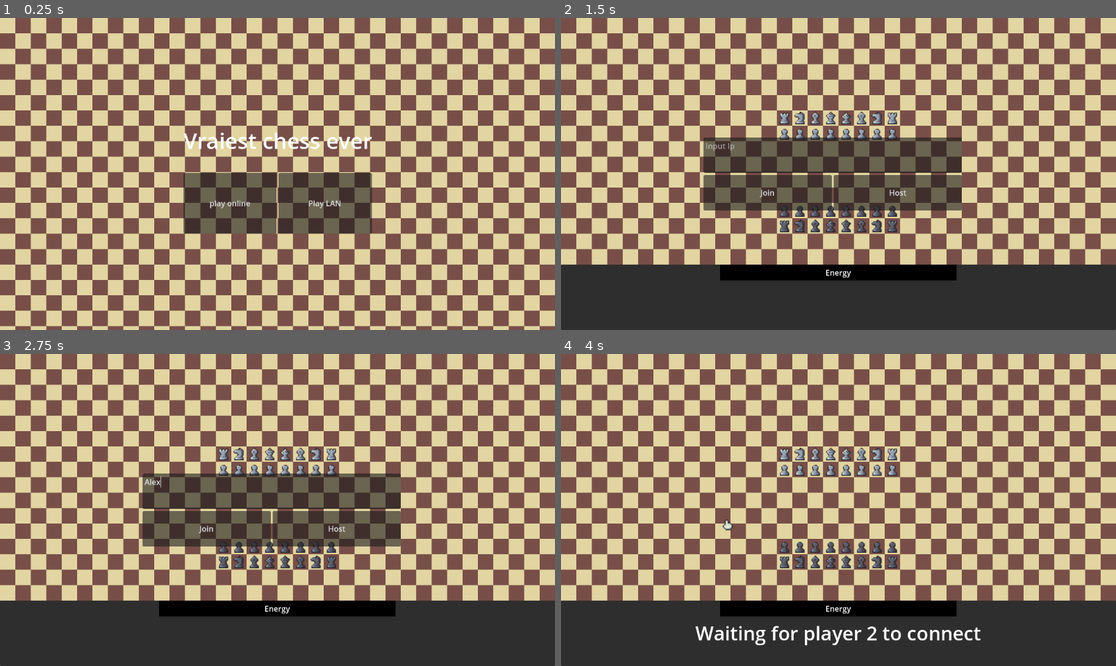
Above: before the commit, frames 1-4 (two rows, left to right).
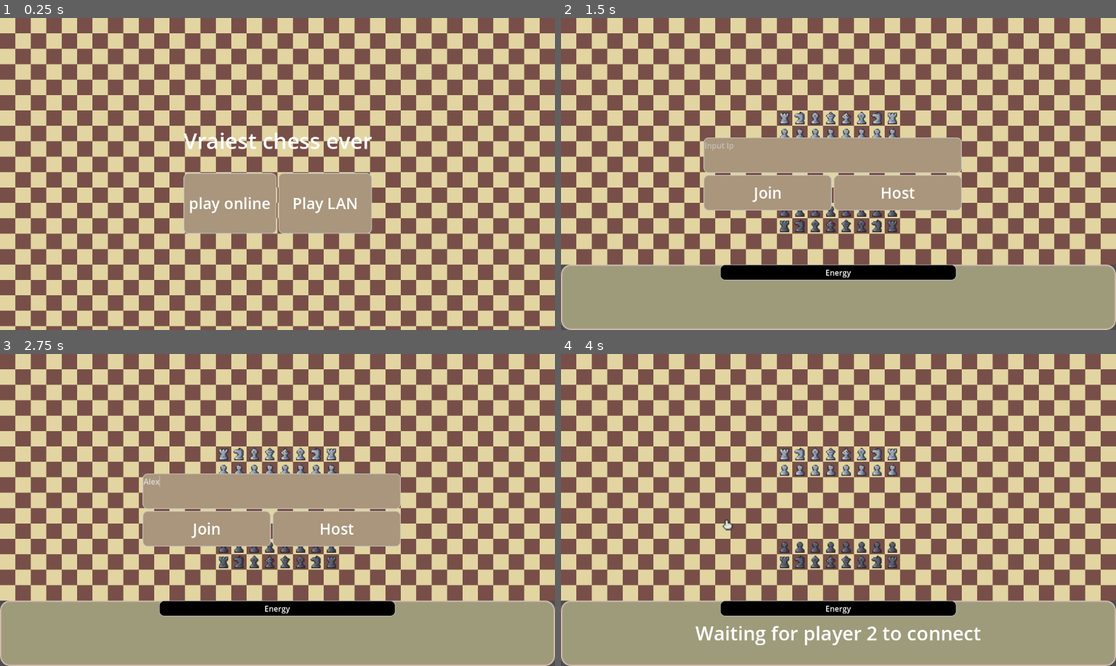
Above: after the commit, the same moments.

Repository: sentinelle28/Chess_P2P
Game: Godot game, scene res://scene/main/main_menu.tscn
Same seed, same stepped clock (60 frames per second), same inputs: the game is played once before the commit and once after it.
Inputs (mouse positions are in pixels of both pictures, inside the frame that each line leads up to):
- Up to frame 1 (0.25 s): no input
- Up to frame 2 (1.5 s): tap Enter at 0.5 s; move the mouse to (960, 158) at 0.52 s; click (960, 158) at 0.6 s; click "play online" at 1.25 s
- Up to frame 3 (2.75 s): click (271, 491) at 2.02 s; type "Alex" at 2.1 s
- Up to frame 4 (4 s): click "Host" at 2.75 s; tap Space at 3.5 s; move the mouse to (727, 525) at 3.52 s; click (727, 525) at 3.6 s

The runs differ from the first frame. In frame 1, 6.6% of the frame differs, in the area x 33-68%, y 49-70%; in frame 2, 30%; in frame 3, 30%, in the area x 0-100%, y 38-100%; in frame 4, 18%.

Commit message:
Add better ui

Diff:
--- /dev/null
+++ b/asset/theme/ButtonTheme.tres
@@ -0,0 +1,40 @@
+[gd_resource type="Theme" load_steps=2 format=3 uid="uid://c1nw8lnmxxeh4"]
+
+[sub_resource type="StyleBoxFlat" id="StyleBoxFlat_cvi6k"]
+bg_color = Color(0.662745, 0.588235, 0.486275, 1)
+border_width_left = 2
+border_width_top = 2
+border_width_right = 2
+border_width_bottom = 2
+border_blend = true
+corner_radius_top_left = 10
+corner_radius_top_right = 10
+corner_radius_bottom_right = 10
+corner_radius_bottom_left = 10
+
+[resource]
+default_font_size = 32
+Button/colors/font_color = Color(1, 1, 1, 1)
+Button/colors/font_disabled_color = Color(0, 0, 0, 1)
+Button/colors/font_focus_color = Color(0, 0, 0, 1)
+Button/colors/font_hover_color = Color(1, 0.717647, 0, 1)
+Button/colors/font_hover_pressed_color = Color(0, 0, 0, 1)
+Button/colors/font_outline_color = Color(0, 0, 0, 1)
+Button/colors/font_pressed_color = Color(0, 0, 0, 1)
+Button/colors/icon_disabled_color = Color(0, 0, 0, 1)
+Button/colors/icon_focus_color = Color(0, 0, 0, 1)
+Button/colors/icon_hover_color = Color(0, 0, 0, 1)
+Button/colors/icon_hover_pressed_color = Color(0, 0, 0, 1)
+Button/colors/icon_normal_color = Color(0, 0, 0, 1)
+Button/colors/icon_pressed_color = Color(0, 0, 0, 1)
+Button/constants/align_to_largest_stylebox = 0
+Button/constants/h_separation = 0
+Button/constants/icon_max_width = 0
+Button/constants/outline_size = 0
+Button/font_sizes/font_size = 32
+Button/fonts/font = null
+Button/styles/disabled = null
+Button/styles/focus = null
+Button/styles/hover = null
+Button/styles/normal = SubResource("StyleBoxFlat_cvi6k")
+Button/styles/pressed = null
--- a/scene/gameplay_scene/gameplay.gd
+++ b/scene/gameplay_scene/gameplay.gd
@@ -88,8 +88,15 @@
 
 
 func _reset_global()->void:
+	# hide player color
+	$UI_related/UI/bottom_box/Play/ColorRect.hide()
+	$UI_related/UI/bottom_box/Play/BlackKing.hide()
+	$UI_related/UI/bottom_box/Play/WhiteKing.hide()
+	#hide waiting player
 	$UI_related/UI/WaitingPlayer.hide()
+	#hide turn option
 	$UI_related/UI/bottom_box/action/Start.hide()
+	#hide defeat or victory
 	$UI_related/Defeat.hide()
 	$UI_related/Victory.hide()
 	#reset
@@ -129,6 +136,7 @@
 		$UI_related/UI/bottom_box/Play/ColorRect.color = Color.BLACK
 		$UI_related/UI/bottom_box/Play/BlackKing.hide()
 		$UI_related/UI/bottom_box/Play/WhiteKing.show()
+	$UI_related/UI/bottom_box/Play/ColorRect.show()
 
 @rpc("call_remote","authority")
 func _start_game(is_starting:bool,is_black:bool)->void:
--- a/scene/gameplay_scene/gameplay.tscn
+++ b/scene/gameplay_scene/gameplay.tscn
@@ -1,8 +1,9 @@
-[gd_scene load_steps=21 format=4 uid="uid://chpp6u6l8c72o"]
+[gd_scene load_steps=31 format=4 uid="uid://chpp6u6l8c72o"]
 
 [ext_resource type="Script" uid="uid://cyyr26uacur4g" path="res://scene/gameplay_scene/gameplay.gd" id="1_tfltx"]
 [ext_resource type="PackedScene" uid="uid://djpfvvn6vm40b" path="res://instance/player_instance/mouse.tscn" id="2_agxrv"]
 [ext_resource type="Texture2D" uid="uid://gskdca2b7bu0" path="res://asset/visual/pixel chess_v1.2/boards/board_plain_05.png" id="3_7ggfb"]
+[ext_resource type="Theme" uid="uid://c1nw8lnmxxeh4" path="res://asset/theme/ButtonTheme.tres" id="3_jt474"]
 [ext_resource type="Script" uid="uid://eu4sjlhoqwpp" path="res://component/piece_manager/PieceManager.gd" id="4_h3lfs"]
 [ext_resource type="PackedScene" uid="uid://4m31j6a34hu4" path="res://instance/piece_instance/Piece_lib/king.tscn" id="5_2l5nx"]
 [ext_resource type="Script" uid="uid://2ar7rvy5cxeg" path="res://component/card_maneger/CardHolder.gd" id="5_dr73f"]
@@ -15,11 +16,148 @@
 [ext_resource type="PackedScene" uid="uid://cfjmlv0qpd7l3" path="res://instance/piece_instance/Piece_lib/pawn.tscn" id="11_qx00v"]
 [ext_resource type="Texture2D" uid="uid://geqi0bsnmyo3" path="res://asset/visual/pixel chess_v1.2/16x16 pieces/WhitePieces.png" id="12_aje2a"]
 
+[sub_resource type="StyleBoxFlat" id="StyleBoxFlat_aje2a"]
+content_margin_left = 2.0
+content_margin_top = 2.0
+content_margin_right = 2.0
+content_margin_bottom = 2.0
+bg_color = Color(0.663109, 0.587914, 0.487001, 1)
+border_width_left = 2
+border_width_top = 2
+border_width_right = 2
+border_width_bottom = 2
+border_blend = true
+corner_radius_top_left = 10
+corner_radius_top_right = 10
+corner_radius_bottom_right = 10
+corner_radius_bottom_left = 10
+
+[sub_resource type="StyleBoxFlat" id="StyleBoxFlat_qx00v"]
+content_margin_left = 2.0
+content_margin_top = 2.0
+content_margin_right = 2.0
+content_margin_bottom = 2.0
+bg_color = Color(0.615494, 0.609068, 0.477542, 1)
+border_width_left = 4
+border_width_top = 4
+border_width_right = 4
+border_width_bottom = 4
+border_color = Color(0.894963, 0.767454, 0.740326, 1)
+border_blend = true
+corner_radius_top_left = 20
+corner_radius_top_right = 20
+corner_radius_bottom_right = 20
+corner_radius_bottom_left = 20
+
+[sub_resource type="Theme" id="Theme_aje2a"]
+Panel/styles/panel = SubResource("StyleBoxFlat_qx00v")
+
+[sub_resource type="Theme" id="Theme_225mg"]
+
 [sub_resource type="StyleBoxFlat" id="StyleBoxFlat_slw4p"]
 bg_color = Color(0, 0, 0, 1)
+border_width_left = 2
+border_width_top = 2
+border_width_right = 2
+border_width_bottom = 2
+border_blend = true
+corner_radius_top_left = 10
+corner_radius_top_right = 10
+corner_radius_bottom_right = 10
+corner_radius_bottom_left = 10
 
 [sub_resource type="StyleBoxFlat" id="StyleBoxFlat_jt474"]
 bg_color = Color(0, 0.625531, 0.996107, 1)
+
+[sub_resource type="StyleBoxFlat" id="StyleBoxFlat_225mg"]
+bg_color = Color(0.75339, 2.38247e-06, 5.77569e-07, 1)
+border_width_left = 2
+border_width_top = 2
+border_width_right = 2
+border_width_bottom = 2
+border_blend = true
+corner_radius_top_left = 10
+corner_radius_top_right = 10
+corner_radius_bottom_right = 10
+corner_radius_bottom_left = 10
+
+[sub_resource type="StyleBoxFlat" id="StyleBoxFlat_r7gry"]
+bg_color = Color(0.667286, 0.580463, 0.532924, 1)
+border_width_left = 2
+border_width_top = 2
+border_width_right = 2
+border_width_bottom = 2
+border_blend = true
+corner_radius_top_left = 10
+corner_radius_top_right = 10
+corner_radius_bottom_right = 10
+corner_radius_bottom_left = 10
+
+[sub_resource type="Theme" id="Theme_0yuk4"]
+default_font_size = 32
+Button/colors/font_color = Color(1, 1, 1, 1)
+Button/colors/font_disabled_color = Color(0, 0, 0, 1)
+Button/colors/font_focus_color = Color(0, 0, 0, 1)
+Button/colors/font_hover_color = Color(0, 0, 0, 1)
+Button/colors/font_hover_pressed_color = Color(0, 0, 0, 1)
+Button/colors/font_outline_color = Color(0, 0, 0, 1)
+Button/colors/font_pressed_color = Color(0, 0, 0, 1)
+Button/colors/icon_disabled_color = Color(0, 0, 0, 1)
+Button/colors/icon_focus_color = Color(0, 0, 0, 1)
+Button/colors/icon_hover_color = Color(0, 0, 0, 1)
+Button/colors/icon_hover_pressed_color = Color(0, 0, 0, 1)
+Button/colors/icon_normal_color = Color(0, 0, 0, 1)
+Button/colors/icon_pressed_color = Color(0, 0, 0, 1)
+Button/constants/align_to_largest_stylebox = 0
+Button/constants/h_separation = 0
+Button/constants/icon_max_width = 0
+Button/constants/outline_size = 0
+Button/font_sizes/font_size = 32
+Button/fonts/font = null
+Button/styles/disabled = null
+Button/styles/focus = null
+Button/styles/hover = SubResource("StyleBoxFlat_225mg")
+Button/styles/normal = SubResource("StyleBoxFlat_r7gry")
+Button/styles/pressed = null
+
+[sub_resource type="StyleBoxFlat" id="StyleBoxFlat_lcphj"]
+bg_color = Color(0.581994, 0.616934, 0.521245, 1)
+border_width_left = 2
+border_width_top = 2
+border_width_right = 2
+border_width_bottom = 2
+border_blend = true
+corner_radius_top_left = 10
+corner_radius_top_right = 10
+corner_radius_bottom_right = 10
+corner_radius_bottom_left = 10
+
+[sub_resource type="Theme" id="Theme_wjuuw"]
+default_font_size = 32
+Button/colors/font_color = Color(1, 1, 1, 1)
+Button/colors/font_disabled_color = Color(0, 0, 0, 1)
+Button/colors/font_focus_color = Color(0, 0, 0, 1)
+Button/colors/font_hover_color = Color(0, 0, 0, 1)
+Button/colors/font_hover_pressed_color = Color(0, 0, 0, 1)
+Button/colors/font_outline_color = Color(0, 0, 0, 1)
+Button/colors/font_pressed_color = Color(0, 0, 0, 1)
+Button/colors/icon_disabled_color = Color(0, 0, 0, 1)
+Button/colors/icon_focus_color = Color(0, 0, 0, 1)
+Button/colors/icon_hover_color = Color(0, 0, 0, 1)
+Button/colors/icon_hover_pressed_color = Color(0, 0, 0, 1)
+Button/colors/icon_normal_color = Color(0, 0, 0, 1)
+Button/colors/icon_pressed_color = Color(0, 0, 0, 1)
+Button/constants/align_to_largest_stylebox = 0
+Button/constants/h_separation = 0
+Button/constants/icon_max_width = 0
+Button/constants/outline_size = 0
+Button/font_sizes/font_size = 32
+Button/fonts/font = null
+Button/styles/disabled = null
+Button/styles/focus = null
+Button/styles/hover = null
+Button/styles/normal = SubResource("StyleBoxFlat_lcphj")
+Button/styles/pressed = null
 
 [sub_resource type="LabelSettings" id="LabelSettings_slw4p"]
 font_size = 40
@@ -70,6 +208,7 @@
 [node name="TextEdit" type="TextEdit" parent="UI_related/ui/VBoxContainer"]
 layout_mode = 2
 size_flags_vertical = 3
+theme_override_styles/normal = SubResource("StyleBoxFlat_aje2a")
 placeholder_text = "Input Ip"
 
 [node name="Control" type="HBoxContainer" parent="UI_related/ui/VBoxContainer"]
@@ -79,11 +218,13 @@
 [node name="Join" type="Button" parent="UI_related/ui/VBoxContainer/Control"]
 layout_mode = 2
 size_flags_horizontal = 3
+theme = ExtResource("3_jt474")
 text = "Join"
 
 [node name="Host" type="Button" parent="UI_related/ui/VBoxContainer/Control"]
 layout_mode = 2
 size_flags_horizontal = 3
+theme = ExtResource("3_jt474")
 text = "Host"
 
 [node name="UI" type="Panel" parent="UI_related"]
@@ -94,6 +235,7 @@
 offset_top = -136.0
 grow_horizontal = 2
 grow_vertical = 0
+theme = SubResource("Theme_aje2a")
 
 [node name="bottom_box" type="HBoxContainer" parent="UI_related/UI"]
 layout_mode = 1
@@ -119,6 +261,7 @@
 offset_bottom = -32.0
 grow_horizontal = 2
 grow_vertical = 2
+theme = SubResource("Theme_225mg")
 
 [node name="BlackKing" type="Sprite2D" parent="UI_related/UI/bottom_box/Play"]
 visible = false
@@ -355,11 +498,13 @@
 [node name="Reset" type="Button" parent="UI_related/UI/bottom_box/action/InMatch"]
 layout_mode = 2
 size_flags_vertical = 3
+theme = SubResource("Theme_0yuk4")
 text = "Reset"
 
 [node name="Validate" type="Button" parent="UI_related/UI/bottom_box/action/InMatch"]
 layout_mode = 2
 size_flags_vertical = 3
+theme = SubResource("Theme_wjuuw")
 text = "Validate turn"
 
 [node name="Start" type="Button" parent="UI_related/UI/bottom_box/action"]
@@ -370,6 +515,7 @@
 anchor_bottom = 1.0
 grow_horizontal = 2
 grow_vertical = 2
+theme = ExtResource("3_jt474")
 text = "Start"
 
 [node name="WaitingPlayer" type="Label" parent="UI_related/UI"]
--- a/scene/main/main_menu.tscn
+++ b/scene/main/main_menu.tscn
@@ -1,7 +1,8 @@
-[gd_scene load_steps=6 format=4 uid="uid://crkrqkgyirce"]
+[gd_scene load_steps=7 format=4 uid="uid://crkrqkgyirce"]
 
 [ext_resource type="Script" uid="uid://dsvihcfx686cj" path="res://scene/main/main_menu.gd" id="1_lgni4"]
 [ext_resource type="Texture2D" uid="uid://gskdca2b7bu0" path="res://asset/visual/pixel chess_v1.2/boards/board_plain_05.png" id="2_rxfpd"]
+[ext_resource type="Theme" uid="uid://c1nw8lnmxxeh4" path="res://asset/theme/ButtonTheme.tres" id="3_j5kbh"]
 
 [sub_resource type="TileSetAtlasSource" id="TileSetAtlasSource_j5kbh"]
 texture = ExtResource("2_rxfpd")
@@ -53,11 +54,13 @@
 [node name="Play_online" type="Button" parent="CanvasLayer/Control/HBoxContainer"]
 layout_mode = 2
 size_flags_horizontal = 3
+theme = ExtResource("3_j5kbh")
 text = "play online"
 
 [node name="Play_lan" type="Button" parent="CanvasLayer/Control/HBoxContainer"]
 layout_mode = 2
 size_flags_horizontal = 3
+theme = ExtResource("3_j5kbh")
 text = "Play LAN"
 
 [connection signal="pressed" from="CanvasLayer/Control/HBoxContainer/Play_online" to="." method="_on_button_pressed"]
